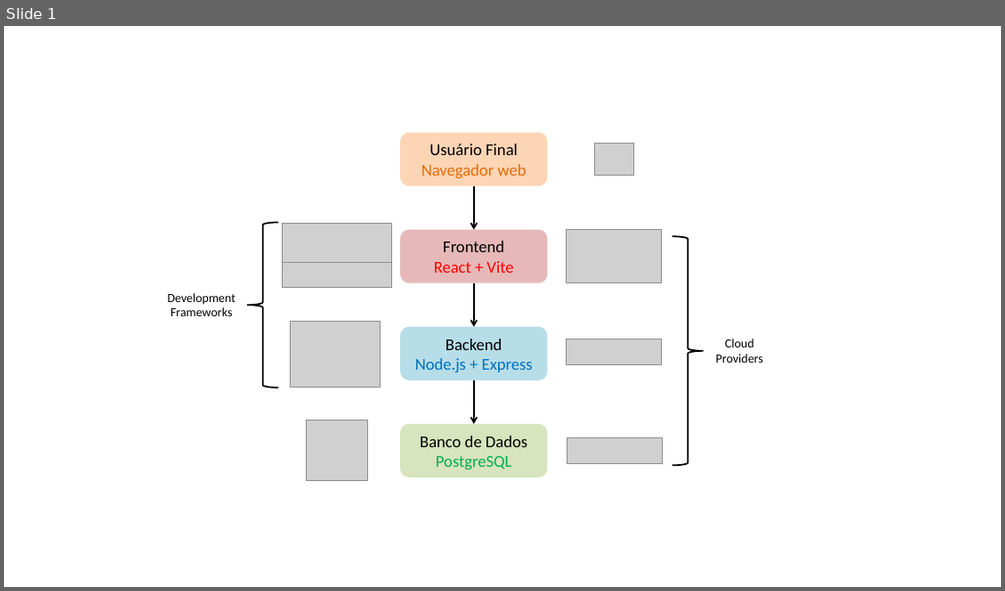
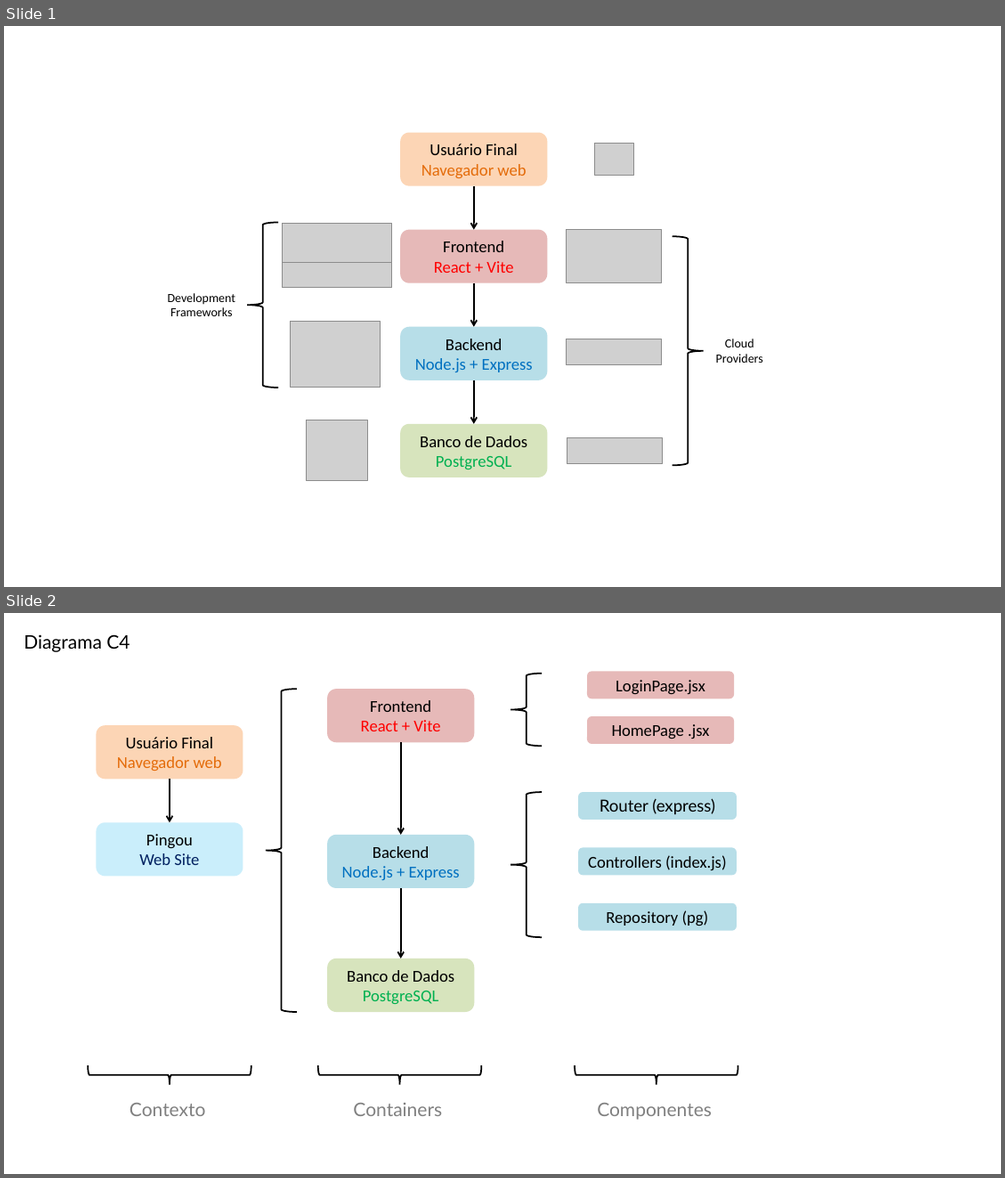
Before and after one commit to lucascoimbra-lab/finance-app, a slide deck: evidências/Desenho Arquitetura/Desenho Arquitetura.pptx. Shown one above the other, each under a label of ours: slide 1 before the commit, slides 1 and 2 after it. The pictures are 1005x591 and 1005x1178 pixels, drawn with LibreOffice and Linux fonts; fonts in the diff are those of the drawing; grey boxes stand for pictures. Boxes give left, top, right and bottom in pixels: in the first picture for what was removed or moved away, otherwise in the second. Text is boxed around its words. In the diff, an @@ line names an element or a change of style, - is before the commit and + after.

```diff
--- a/evidências/Desenho Arquitetura/Desenho Arquitetura.pptx
+++ b/evidências/Desenho Arquitetura/Desenho Arquitetura.pptx
@@ slide 2 added at bbox=[4, 613, 1001, 1174], background #FFFFFF @@
@@ text added at bbox=[24, 634, 129, 652], 18 pt, text #000000 @@
+Diagrama C4
@@ left brace added at bbox=[266, 689, 297, 1012], outline #000000 1.5 pt @@
@@ rounded rectangle added at bbox=[327, 689, 474, 742], fill #E6B9B8, 16 pt, text #FF0000 @@
+Frontend
+React + Vite
@@ left brace added at bbox=[511, 674, 542, 747], outline #000000 1.5 pt @@
@@ rounded rectangle added at bbox=[587, 672, 735, 699], fill #E6B9B8, 16 pt, text #000000 @@
+LoginPage.jsx
@@ rounded rectangle added at bbox=[587, 716, 735, 744], fill #E6B9B8, 16 pt, text #000000 @@
+HomePage .jsx
@@ rounded rectangle added at bbox=[96, 725, 243, 779], fill #FCD5B5, 16 pt, text #000000 @@
+Usuário Final
+Navegador web
@@ arrow added from (401, 742) to (401, 835), #000000 1.5 pt @@
@@ arrow added from (170, 779) to (170, 822), #000000 1.5 pt @@
@@ left brace added at bbox=[511, 792, 542, 937], outline #000000 1.5 pt @@
@@ rounded rectangle added at bbox=[578, 792, 736, 819], fill #B7DEE8, 16 pt, text #000000 @@
+Router (express)
@@ rounded rectangle added at bbox=[96, 822, 243, 876], fill #CAEEFB, 16 pt, text #002060 @@
+Pingou
+Web Site
@@ rounded rectangle added at bbox=[327, 835, 474, 888], fill #B7DEE8, 16 pt, text #0070C0 @@
+Backend
+Node.js + Express
@@ rounded rectangle added at bbox=[578, 848, 736, 876], fill #B7DEE8, 16 pt, text #000000 @@
+Controllers (index.js)
@@ arrow added from (401, 888) to (401, 958), #000000 1.5 pt @@
@@ rounded rectangle added at bbox=[578, 903, 736, 931], fill #B7DEE8, 16 pt, text #000000 @@
+Repository (pg)
@@ rounded rectangle added at bbox=[327, 958, 474, 1013], fill #D7E4BD, 16 pt, text #000000 @@
+Banco de Dados
+PostgreSQL
@@ left brace added at bbox=[89, 1065, 252, 1085], outline #000000 1.5 pt @@
@@ left brace added at bbox=[317, 1065, 481, 1085], outline #000000 1.5 pt @@
@@ left brace added at bbox=[575, 1065, 739, 1085], outline #000000 1.5 pt @@
@@ text added at bbox=[129, 1103, 206, 1116], 18 pt, text #808080 @@
+Contexto
@@ text added at bbox=[353, 1103, 442, 1116], 18 pt, text #808080 @@
+Containers
@@ text added at bbox=[597, 1103, 712, 1119], 18 pt, text #808080 @@
+Componentes
```
Also in this commit, not shown: 2 other files.
